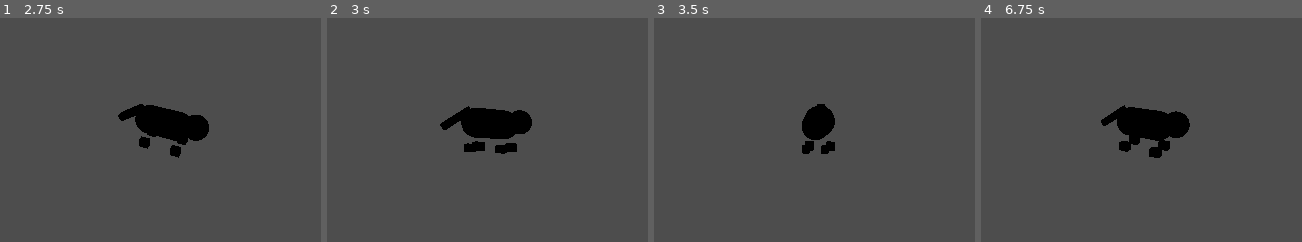
Above: before the commit, frames 1-4 (left to right).
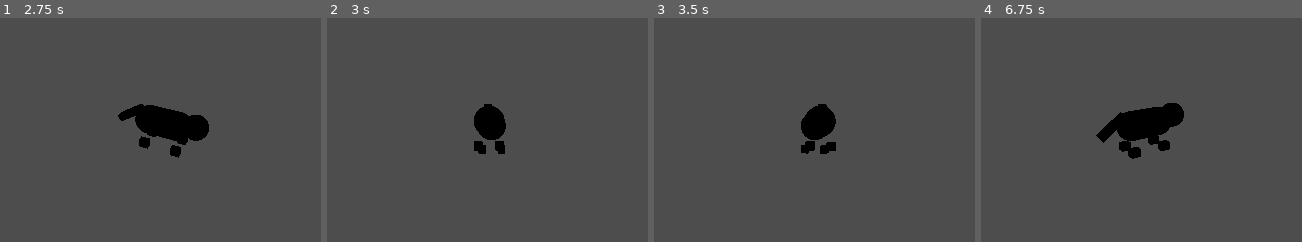
Above: after the commit, the same moments.

Repository: mlghr/nine-lives
Game: Godot game, scene res://scenes/player/player.tscn
The game is run twice, just before and just after one commit, with the same random seed, the same clock (stepped at 60 frames per second) and the same inputs. The project has no main scene, so this scene is started directly.
Inputs (mouse positions are % of the whole screen's width and height, from its top left):
- Up to frame 1 (2.75 s): tap Enter at 0.5 s; move the mouse to (89, 45) at 0.52 s; hold D (move_right) 0.53-1.28 s; click (89, 45) at 0.6 s; tap Space (jump) at 0.77, 1.07, 1.25, 1.52, 1.82 s; tap Shift (dodge) at 0.8, 1.35 s; move the mouse to (37, 55) at 1.27 s; hold S (move_back) 1.28-2.03 s; tap Q (hiss) at 1.55, 2.1 s; move the mouse to (75, 28) at 2.02 s; hold D (move_right) from 2.03 s (still down); right-click (75, 28) at 2.3 s
- Up to frame 2 (3 s): move the mouse to (56, 70) at 2.77 s; release D (move_right) at 2.78 s; hold W (move_forward) from 2.78 s (still down); right-click (56, 70) at 2.85 s
- Up to frame 3 (3.5 s): keep holding W (move_forward); tap Space (jump) at 3.02, 3.05, 3.32 s
- Up to frame 4 (6.75 s): move the mouse to (99, 65) at 3.52 s; release W (move_forward) at 3.53 s; hold A (move_left) 3.53-5.03 s; tap Space (jump) at 3.6, 3.77, 4.07, 4.52, 4.82, 6.02, 6.32 s; click (99, 65) at 3.8 s; move the mouse to (25, 35) at 4.27 s; click (25, 35) at 4.35 s; tap Shift (dodge) at 4.55, 5.1 s; tap Enter at 5 s; move the mouse to (68, 50) at 5.02 s; hold S (move_back) 5.03-5.78 s; tap Q (hiss) at 5.3, 5.85 s; move the mouse to (43, 25) at 5.77 s; hold D (move_right) 5.78-6.53 s; right-click (43, 25) at 6.05 s; move the mouse to (89, 45) at 6.52 s; hold W (move_forward) from 6.53 s (still down); right-click (89, 45) at 6.6 s
The pictures show only the part of the screen within x 37-87%, y 28-78%; the shares and areas given below are measured in that part.

Frame 1 is identical in both runs. In frame 2, 2.2% of the frame differs, in the area x 35-64%, y 38-61%; in frame 3, 0.1%; in frame 4, 2.0%.

Commit message:
Add universal combat kit

Diff:
--- /dev/null
+++ b/resources/player/player_health.tres
@@ -0,0 +1,12 @@
+[gd_resource type="Resource" script_class="HealthStats" load_steps=2 format=3]
+
+[ext_resource type="Script" path="res://scripts/components/health_stats.gd" id="1_health_stats"]
+
+[resource]
+script = ExtResource("1_health_stats")
+max_lives = 9
+small_hit_stagger_threshold = 1.0
+stagger_buffer_limit = 2.0
+stagger_buffer_recovery = 1.0
+default_invulnerable_time = 0.35
+defeat_stagger_time = 1.0
--- a/resources/player/player_stats.tres
+++ b/resources/player/player_stats.tres
@@ -24,3 +24,19 @@
 max_pitch_degrees = 18.0
 camera_boom_length = 2.4
 camera_collision_margin = 0.08
+claw_combo_reset_seconds = 0.7
+claw_1_damage = 1
+claw_2_damage = 1
+claw_3_damage = 2
+claw_stagger = 0.35
+claw_knockback_force = 1.2
+pounce_damage = 2
+pounce_stagger = 1.25
+pounce_knockback_force = 3.0
+pounce_knockdown_chance = 0.35
+pounce_forward_speed = 5.4
+pounce_up_velocity = 2.6
+dodge_speed = 5.8
+hiss_damage = 0
+hiss_stagger = 1.0
+hiss_knockback_force = 1.8
--- /dev/null
+++ b/scenes/components/hitbox_area.tscn
@@ -0,0 +1,13 @@
+[gd_scene load_steps=3 format=3]
+
+[ext_resource type="Script" path="res://scripts/components/hitbox_area.gd" id="1_hitbox"]
+
+[sub_resource type="BoxShape3D" id="1_shape"]
+size = Vector3(0.25, 0.18, 0.25)
+
+[node name="HitboxArea" type="Area3D"]
+monitoring = false
+script = ExtResource("1_hitbox")
+
+[node name="CollisionShape3D" type="CollisionShape3D" parent="."]
+shape = SubResource("1_shape")
--- /dev/null
+++ b/scenes/components/hurtbox_area.tscn
@@ -0,0 +1,13 @@
+[gd_scene load_steps=3 format=3]
+
+[ext_resource type="Script" path="res://scripts/components/hurtbox_area.gd" id="1_hurtbox"]
+
+[sub_resource type="CapsuleShape3D" id="1_shape"]
+radius = 0.14
+height = 0.34
+
+[node name="HurtboxArea" type="Area3D"]
+script = ExtResource("1_hurtbox")
+
+[node name="CollisionShape3D" type="CollisionShape3D" parent="."]
+shape = SubResource("1_shape")
--- a/scenes/player/player.tscn
+++ b/scenes/player/player.tscn
@@ -1,8 +1,12 @@
-[gd_scene load_steps=12 format=3]
+[gd_scene load_steps=27 format=3]
 
 [ext_resource type="Script" path="res://scripts/player/player.gd" id="1_player"]
 [ext_resource type="Script" path="res://scripts/player/camera_rig.gd" id="2_camera"]
 [ext_resource type="Resource" path="res://resources/player/player_stats.tres" id="3_stats"]
+[ext_resource type="Script" path="res://scripts/components/hitbox_area.gd" id="4_hitbox"]
+[ext_resource type="Script" path="res://scripts/components/hurtbox_area.gd" id="5_hurtbox"]
+[ext_resource type="Script" path="res://scripts/components/health_component.gd" id="6_health"]
+[ext_resource type="Resource" path="res://resources/player/player_health.tres" id="7_health_stats"]
 
 [sub_resource type="CapsuleShape3D" id="1_body_collision"]
 radius = 0.13
@@ -37,12 +41,245 @@
 [sub_resource type="BoxMesh" id="8_paw_mesh"]
 size = Vector3(0.055, 0.06, 0.075)
 material = SubResource("4_paw_material")
+
+[sub_resource type="BoxShape3D" id="9_claw_shape"]
+size = Vector3(0.16, 0.14, 0.22)
+
+[sub_resource type="BoxShape3D" id="10_pounce_shape"]
+size = Vector3(0.24, 0.18, 0.28)
+
+[sub_resource type="BoxShape3D" id="11_hiss_shape"]
+size = Vector3(0.52, 0.28, 0.42)
+
+[sub_resource type="CapsuleShape3D" id="12_hurtbox_shape"]
+radius = 0.14
+height = 0.36
+
+[sub_resource type="Animation" id="13_claw_1_anim"]
+resource_name = "claw_1"
+length = 0.35
+tracks/0/type = "value"
+tracks/0/imported = false
+tracks/0/enabled = true
+tracks/0/path = NodePath("CombatRoot/ClawHitbox_L:enabled")
+tracks/0/interp = 1
+tracks/0/loop_wrap = true
+tracks/0/keys = {
+"times": PackedFloat32Array(0, 0.08, 0.18),
+"transitions": PackedFloat32Array(1, 1, 1),
+"update": 1,
+"values": [false, true, false]
+}
+tracks/1/type = "method"
+tracks/1/imported = false
+tracks/1/enabled = true
+tracks/1/path = NodePath(".")
+tracks/1/interp = 1
+tracks/1/loop_wrap = true
+tracks/1/keys = {
+"times": PackedFloat32Array(0.35),
+"transitions": PackedFloat32Array(1),
+"values": [{
+"args": [],
+"method": &"_finish_combat_action"
+}]
+}
+
+[sub_resource type="Animation" id="14_claw_2_anim"]
+resource_name = "claw_2"
+length = 0.38
+tracks/0/type = "value"
+tracks/0/imported = false
+tracks/0/enabled = true
+tracks/0/path = NodePath("CombatRoot/ClawHitbox_R:enabled")
+tracks/0/interp = 1
+tracks/0/loop_wrap = true
+tracks/0/keys = {
+"times": PackedFloat32Array(0, 0.09, 0.2),
+"transitions": PackedFloat32Array(1, 1, 1),
+"update": 1,
+"values": [false, true, false]
+}
+tracks/1/type = "method"
+tracks/1/imported = false
+tracks/1/enabled = true
+tracks/1/path = NodePath(".")
+tracks/1/interp = 1
+tracks/1/loop_wrap = true
+tracks/1/keys = {
+"times": PackedFloat32Array(0.38),
+"transitions": PackedFloat32Array(1),
+"values": [{
+"args": [],
+"method": &"_finish_combat_action"
+}]
+}
+
+[sub_resource type="Animation" id="15_claw_3_anim"]
+resource_name = "claw_3"
+length = 0.48
+tracks/0/type = "value"
+tracks/0/imported = false
+tracks/0/enabled = true
+tracks/0/path = NodePath("CombatRoot/ClawHitbox_L:enabled")
+tracks/0/interp = 1
+tracks/0/loop_wrap = true
+tracks/0/keys = {
+"times": PackedFloat32Array(0, 0.1, 0.26),
+"transitions": PackedFloat32Array(1, 1, 1),
+"update": 1,
+"values": [false, true, false]
+}
+tracks/1/type = "value"
+tracks/1/imported = false
+tracks/1/enabled = true
+tracks/1/path = NodePath("CombatRoot/ClawHitbox_R:enabled")
+tracks/1/interp = 1
+tracks/1/loop_wrap = true
+tracks/1/keys = {
+"times": PackedFloat32Array(0, 0.16, 0.32),
+"transitions": PackedFloat32Array(1, 1, 1),
+"update": 1,
+"values": [false, true, false]
+}
+tracks/2/type = "method"
+tracks/2/imported = false
+tracks/2/enabled = true
+tracks/2/path = NodePath(".")
+tracks/2/interp = 1
+tracks/2/loop_wrap = true
+tracks/2/keys = {
+"times": PackedFloat32Array(0.48),
+"transitions": PackedFloat32Array(1),
+"values": [{
+"args": [],
+"method": &"_finish_combat_action"
+}]
+}
+
+[sub_resource type="Animation" id="16_pounce_anim"]
+resource_name = "pounce"
+length = 0.55
+tracks/0/type = "value"
+tracks/0/imported = false
+tracks/0/enabled = true
+tracks/0/path = NodePath("CombatRoot/PounceHitbox:enabled")
+tracks/0/interp = 1
+tracks/0/loop_wrap = true
+tracks/0/keys = {
+"times": PackedFloat32Array(0, 0.12, 0.34),
+"transitions": PackedFloat32Array(1, 1, 1),
+"update": 1,
+"values": [false, true, false]
+}
+tracks/1/type = "method"
+tracks/1/imported = false
+tracks/1/enabled = true
+tracks/1/path = NodePath(".")
+tracks/1/interp = 1
+tracks/1/loop_wrap = true
+tracks/1/keys = {
+"times": PackedFloat32Array(0.55),
+"transitions": PackedFloat32Array(1),
+"values": [{
+"args": [],
+"method": &"_finish_combat_action"
+}]
+}
+
+[sub_resource type="Animation" id="17_dodge_roll_anim"]
+resource_name = "dodge_roll"
+length = 0.45
+tracks/0/type = "value"
+tracks/0/imported = false
+tracks/0/enabled = true
+tracks/0/path = NodePath("HealthComponent:invulnerable")
+tracks/0/interp = 1
+tracks/0/loop_wrap = true
+tracks/0/keys = {
+"times": PackedFloat32Array(0, 0.35),
+"transitions": PackedFloat32Array(1, 1),
+"update": 1,
+"values": [true, false]
+}
+tracks/1/type = "method"
+tracks/1/imported = false
+tracks/1/enabled = true
+tracks/1/path = NodePath(".")
+tracks/1/interp = 1
+tracks/1/loop_wrap = true
+tracks/1/keys = {
+"times": PackedFloat32Array(0.45),
+"transitions": PackedFloat32Array(1),
+"values": [{
+"args": [],
+"method": &"_finish_dodge"
+}]
+}
+
+[sub_resource type="Animation" id="18_hiss_anim"]
+resource_name = "hiss"
+length = 0.5
+tracks/0/type = "value"
+tracks/0/imported = false
+tracks/0/enabled = true
+tracks/0/path = NodePath(".:parry_active")
+tracks/0/interp = 1
+tracks/0/loop_wrap = true
+tracks/0/keys = {
+"times": PackedFloat32Array(0, 0.08, 0.28),
+"transitions": PackedFloat32Array(1, 1, 1),
+"update": 1,
+"values": [false, true, false]
+}
+tracks/1/type = "value"
+tracks/1/imported = false
+tracks/1/enabled = true
+tracks/1/path = NodePath("CombatRoot/HissParryArea:enabled")
+tracks/1/interp = 1
+tracks/1/loop_wrap = true
+tracks/1/keys = {
+"times": PackedFloat32Array(0, 0.08, 0.28),
+"transitions": PackedFloat32Array(1, 1, 1),
+"update": 1,
+"values": [false, true, false]
+}
+tracks/2/type = "method"
+tracks/2/imported = false
+tracks/2/enabled = true
+tracks/2/path = NodePath(".")
+tracks/2/interp = 1
+tracks/2/loop_wrap = true
+tracks/2/keys = {
+"times": PackedFloat32Array(0.5),
+"transitions": PackedFloat32Array(1),
+"values": [{
+"args": [],
+"method": &"_finish_combat_action"
+}]
+}
+
+[sub_resource type="AnimationLibrary" id="19_combat_animations"]
+_data = {
+&"claw_1": SubResource("13_claw_1_anim"),
+&"claw_2": SubResource("14_claw_2_anim"),
+&"claw_3": SubResource("15_claw_3_anim"),
+&"dodge_roll": SubResource("17_dodge_roll_anim"),
+&"hiss": SubResource("18_hiss_anim"),
+&"pounce": SubResource("16_pounce_anim")
+}
 
 [node name="Player" type="CharacterBody3D"]
 script = ExtResource("1_player")
 stats = ExtResource("3_stats")
 model_root_path = NodePath("ModelRoot")
 camera_rig_path = NodePath("CameraRig")
+animation_player_path = NodePath("AnimationPlayer")
+health_component_path = NodePath("HealthComponent")
+claw_left_hitbox_path = NodePath("CombatRoot/ClawHitbox_L")
+claw_right_hitbox_path = NodePath("CombatRoot/ClawHitbox_R")
+pounce_hitbox_path = NodePath("CombatRoot/PounceHitbox")
+hiss_parry_area_path = NodePath("CombatRoot/HissParryArea")
 
 [node name="BodyCollision" type="CollisionShape3D" parent="."]
 transform = Transform3D(1, 0, 0, 0, 1, 0, 0, 0, 1, 0, 0.17, 0)
@@ -109,7 +346,57 @@
 
 [node name="CombatRoot" type="Node3D" parent="."]
 
+[node name="ClawHitbox_L" type="Area3D" parent="CombatRoot"]
+transform = Transform3D(1, 0, 0, 0, 1, 0, 0, 0, 1, -0.12, 0.17, -0.32)
+monitoring = false
+script = ExtResource("4_hitbox")
+source_path = NodePath("../..")
+
+[node name="CollisionShape3D" type="CollisionShape3D" parent="CombatRoot/ClawHitbox_L"]
+shape = SubResource("9_claw_shape")
+
+[node name="ClawHitbox_R" type="Area3D" parent="CombatRoot"]
+transform = Transform3D(1, 0, 0, 0, 1, 0, 0, 0, 1, 0.12, 0.17, -0.32)
+monitoring = false
+script = ExtResource("4_hitbox")
+source_path = NodePath("../..")
+
+[node name="CollisionShape3D" type="CollisionShape3D" parent="CombatRoot/ClawHitbox_R"]
+shape = SubResource("9_claw_shape")
+
+[node name="PounceHitbox" type="Area3D" parent="CombatRoot"]
+transform = Transform3D(1, 0, 0, 0, 1, 0, 0, 0, 1, 0, 0.18, -0.36)
+monitoring = false
+script = ExtResource("4_hitbox")
+source_path = NodePath("../..")
+
+[node name="CollisionShape3D" type="CollisionShape3D" parent="CombatRoot/PounceHitbox"]
+shape = SubResource("10_pounce_shape")
+
+[node name="HissParryArea" type="Area3D" parent="CombatRoot"]
+transform = Transform3D(1, 0, 0, 0, 1, 0, 0, 0, 1, 0, 0.18, -0.42)
+monitoring = false
+script = ExtResource("4_hitbox")
+source_path = NodePath("../..")
+
+[node name="CollisionShape3D" type="CollisionShape3D" parent="CombatRoot/HissParryArea"]
+shape = SubResource("11_hiss_shape")
+
+[node name="Hurtbox" type="Area3D" parent="CombatRoot"]
+transform = Transform3D(1, 0, 0, 0, 1, 0, 0, 0, 1, 0, 0.17, 0)
+script = ExtResource("5_hurtbox")
+target_path = NodePath("../..")
+health_component_path = NodePath("../../HealthComponent")
+
+[node name="CollisionShape3D" type="CollisionShape3D" parent="CombatRoot/Hurtbox"]
+shape = SubResource("12_hurtbox_shape")
+
+[node name="HealthComponent" type="Node" parent="."]
+script = ExtResource("6_health")
+stats = ExtResource("7_health_stats")
+
 [node name="HairballSpawn" type="Marker3D" parent="."]
 transform = Transform3D(1, 0, 0, 0, 1, 0, 0, 0, 1, 0, 0.22, -0.36)
 
 [node name="AnimationPlayer" type="AnimationPlayer" parent="."]
+libraries/ = SubResource("19_combat_animations")
--- /dev/null
+++ b/scripts/components/health_component.gd
@@ -0,0 +1,86 @@
+class_name HealthComponent
+extends Node
+
+signal hit_received(hit_data: Dictionary)
+signal stagger_started(duration: float)
+signal lives_changed(current_lives: int, max_lives: int)
+signal defeated
+
+@export var stats: HealthStats
+@export var invulnerable: bool = false
+
+var current_lives: int = 0
+var stagger_buffer: float = 0.0
+
+var _invulnerable_timer: float = 0.0
+
+
+func _ready() -> void:
+	if stats == null:
+		push_error("HealthComponent requires a HealthStats resource.")
+		return
+
+	current_lives = stats.max_lives
+	lives_changed.emit(current_lives, stats.max_lives)
+
+
+func _process(delta: float) -> void:
+	if stats == null:
+		return
+
+	if _invulnerable_timer > 0.0:
+		_invulnerable_timer = maxf(_invulnerable_timer - delta, 0.0)
+		if _invulnerable_timer == 0.0:
+			invulnerable = false
+
+	if stagger_buffer > 0.0:
+		stagger_buffer = maxf(stagger_buffer - stats.stagger_buffer_recovery * delta, 0.0)
+
+
+func apply_hit(hit_data: Dictionary) -> bool:
+	if stats == null or invulnerable or current_lives <= 0:
+		return false
+
+	var damage := maxi(int(hit_data.get("damage", 1)), 0)
+	var stagger := maxf(float(hit_data.get("stagger", 0.0)), 0.0)
+	var invulnerable_time := maxf(float(hit_data.get("invulnerable_time", stats.default_invulnerable_time)), 0.0)
+
+	hit_received.emit(hit_data)
+
+	if damage > 0:
+		current_lives = maxi(current_lives - damage, 0)
+		lives_changed.emit(current_lives, stats.max_lives)
+
+	if stagger > 0.0:
+		_apply_stagger(stagger)
+
+	if invulnerable_time > 0.0:
+		set_invulnerable_for(invulnerable_time)
+
+	if current_lives == 0:
+		stagger_started.emit(stats.defeat_stagger_time)
+		defeated.emit()
+
+	return true
+
+
+func set_invulnerable_for(duration: float) -> void:
+	invulnerable = true
+	_invulnerable_timer = maxf(duration, 0.0)
+
+
+func clear_invulnerability() -> void:
+	invulnerable = false
+	_invulnerable_timer = 0.0
+
+
+func _apply_stagger(stagger: float) -> void:
+	if stagger >= stats.small_hit_stagger_threshold:
+		stagger_buffer = 0.0
+		stagger_started.emit(stagger)
+		return
+
+	stagger_buffer += stagger
+	if stagger_buffer >= stats.stagger_buffer_limit:
+		stagger_buffer = 0.0
+		stagger_started.emit(stagger)
--- /dev/null
+++ b/scripts/components/health_stats.gd
@@ -0,0 +1,9 @@
+class_name HealthStats
+extends Resource
+
+@export var max_lives: int = 9
+@export var small_hit_stagger_threshold: float = 1.0
+@export var stagger_buffer_limit: float = 2.0
+@export var stagger_buffer_recovery: float = 1.0
+@export var default_invulnerable_time: float = 0.35
+@export var defeat_stagger_time: float = 1.0
--- /dev/null
+++ b/scripts/components/hitbox_area.gd
@@ -0,0 +1,46 @@
+class_name HitboxArea
+extends Area3D
+
+@export var damage: int = 1
+@export var stagger: float = 0.25
+@export var knockback_force: float = 0.0
+@export_range(0.0, 1.0, 0.01) var knockdown_chance: float = 0.0
+@export var invulnerable_time: float = 0.2
+@export var hit_type: StringName = &"claw"
+@export_node_path("Node") var source_path: NodePath = ^"../.."
+
+@export var enabled: bool = false:
+	set(value):
+		enabled = value
+		monitoring = value
+
+@onready var source: Node = get_node_or_null(source_path)
+
+
+func _ready() -> void:
+	monitoring = enabled
+	area_entered.connect(_on_area_entered)
+
+
+func _on_area_entered(area: Area3D) -> void:
+	if not enabled or source == null:
+		return
+
+	if area.owner == source:
+		return
+
+	if area.has_method("receive_hit"):
+		area.receive_hit(_build_hit_data())
+
+
+func _build_hit_data() -> Dictionary:
+	return {
+		"source": source,
+		"damage": damage,
+		"stagger": stagger,
+		"knockback_force": knockback_force,
+		"knockdown_chance": knockdown_chance,
+		"invulnerable_time": invulnerable_time,
+		"hit_type": hit_type,
+		"direction": -global_transform.basis.z,
+	}
--- /dev/null
+++ b/scripts/components/hurtbox_area.gd
@@ -0,0 +1,22 @@
+class_name HurtboxArea
+extends Area3D
+
+@export_node_path("Node") var target_path: NodePath = ^"../.."
+@export_node_path("HealthComponent") var health_component_path: NodePath = ^"../../HealthComponent"
+
+@onready var target: Node = get_node_or_null(target_path)
+@onready var health_component: HealthComponent = get_node_or_null(health_component_path)
+
+
+func receive_hit(hit_data: Dictionary) -> bool:
+	if target != null and hit_data.get("source") == target:
+		return false
+
+	if target != null and target.has_method("on_hurtbox_hit") and target.on_hurtbox_hit(hit_data):
+		return true
+
+	if health_component == null:
+		push_warning("%s received a hit without a HealthComponent." % name)
+		return false
+
+	return health_component.apply_hit(hit_data)
--- a/scripts/player/player.gd
+++ b/scripts/player/player.gd
@@ -3,16 +3,37 @@
 @export var stats: PlayerStats
 @export_node_path("Node3D") var model_root_path: NodePath = ^"ModelRoot"
 @export_node_path("Node3D") var camera_rig_path: NodePath = ^"CameraRig"
+@export_node_path("AnimationPlayer") var animation_player_path: NodePath = ^"AnimationPlayer"
+@export_node_path("HealthComponent") var health_component_path: NodePath = ^"HealthComponent"
+@export_node_path("HitboxArea") var claw_left_hitbox_path: NodePath = ^"CombatRoot/ClawHitbox_L"
+@export_node_path("HitboxArea") var claw_right_hitbox_path: NodePath = ^"CombatRoot/ClawHitbox_R"
+@export_node_path("HitboxArea") var pounce_hitbox_path: NodePath = ^"CombatRoot/PounceHitbox"
+@export_node_path("HitboxArea") var hiss_parry_area_path: NodePath = ^"CombatRoot/HissParryArea"
 
 @onready var model_root: Node3D = get_node_or_null(model_root_path)
 @onready var camera_rig: Node3D = get_node_or_null(camera_rig_path)
+@onready var animation_player: AnimationPlayer = get_node_or_null(animation_player_path)
+@onready var health_component: HealthComponent = get_node_or_null(health_component_path)
+@onready var claw_left_hitbox: HitboxArea = get_node_or_null(claw_left_hitbox_path)
+@onready var claw_right_hitbox: HitboxArea = get_node_or_null(claw_right_hitbox_path)
+@onready var pounce_hitbox: HitboxArea = get_node_or_null(pounce_hitbox_path)
+@onready var hiss_parry_area: HitboxArea = get_node_or_null(hiss_parry_area_path)
+
+@export var parry_active: bool = false
 
 var _coyote_timer: float = 0.0
+var _combo_step: int = 0
+var _combo_reset_timer: float = 0.0
+var _combat_state: StringName = &"idle"
+var _dodge_direction: Vector3 = Vector3.ZERO
 
 
 func _ready() -> void:
 	if stats == null:
 		push_error("Player requires a PlayerStats resource.")
+		return
+
+	_apply_combat_stats()
 
 
 func _physics_process(delta: float) -> void:
@@ -21,7 +42,13 @@
 
 	var movement_input := Input.get_vector("move_left", "move_right", "move_forward", "move_back")
 	var move_direction := _camera_relative_direction(movement_input)
+	_update_combo_reset(delta)
+	_handle_combat_input(move_direction)
+
 	var target_velocity := move_direction * _target_speed(movement_input.length())
+	if _combat_state == &"dodge":
+		target_velocity = _dodge_direction * stats.dodge_speed
+
 	var grounded := is_on_floor()
 
 	if grounded:
@@ -36,7 +63,7 @@
 	velocity.x = move_toward(velocity.x, target_velocity.x, horizontal_acceleration * delta)
 	velocity.z = move_toward(velocity.z, target_velocity.z, horizontal_acceleration * delta)
 
-	if Input.is_action_just_pressed("jump") and _coyote_timer > 0.0:
+	if Input.is_action_just_pressed("jump") and _combat_state != &"dodge" and _coyote_timer > 0.0:
 		velocity.y = stats.jump_velocity
 		_coyote_timer = 0.0
 	elif grounded and velocity.y < 0.0:
@@ -88,3 +115,133 @@
 
 	var desired_yaw := atan2(-horizontal_velocity.x, -horizontal_velocity.z)
 	model_root.rotation.y = lerp_angle(model_root.rotation.y, desired_yaw, minf(stats.turn_speed * delta, 1.0))
+
+
+func on_hurtbox_hit(_hit_data: Dictionary) -> bool:
+	return parry_active
+
+
+func _handle_combat_input(move_direction: Vector3) -> void:
+	if _combat_state != &"idle":
+		return
+
+	if Input.is_action_just_pressed("dodge"):
+		_start_dodge(move_direction)
+	elif Input.is_action_just_pressed("hiss"):
+		_start_hiss()
+	elif Input.is_action_just_pressed("pounce"):
+		_start_pounce(move_direction)
+	elif Input.is_action_just_pressed("attack_claw"):
+		_start_claw()
+
+
+func _start_claw() -> void:
+	_combo_step = (_combo_step % 3) + 1
+	_combat_state = &"claw"
+	_play_combat_animation("claw_%d" % _combo_step)
+
+
+func _start_pounce(move_direction: Vector3) -> void:
+	var pounce_direction := move_direction
+	if pounce_direction.length_squared() == 0.0:
+		pounce_direction = _current_facing_direction()
+
+	velocity.x = pounce_direction.x * stats.pounce_forward_speed
+	velocity.z = pounce_direction.z * stats.pounce_forward_speed
+	velocity.y = stats.pounce_up_velocity
+	_combat_state = &"pounce"
+	_play_combat_animation("pounce")
+
+
+func _start_dodge(move_direction: Vector3) -> void:
+	_dodge_direction = move_direction
+	if _dodge_direction.length_squared() == 0.0:
+		_dodge_direction = _current_facing_direction()
+
+	_combat_state = &"dodge"
+	_play_combat_animation("dodge_roll")
+
+
+func _start_hiss() -> void:
+	_combat_state = &"hiss"
+	_play_combat_animation("hiss")
+
+
+func _finish_combat_action() -> void:
+	if _combat_state == &"claw":
+		_combo_reset_timer = stats.claw_combo_reset_seconds
+
+	_combat_state = &"idle"
+
+
+func _finish_dodge() -> void:
+	if health_component != null:
+		health_component.clear_invulnerability()
+
+	_dodge_direction = Vector3.ZERO
+	_combat_state = &"idle"
+
+
+func _clear_parry() -> void:
+	parry_active = false
+
+
+func _play_combat_animation(animation_name: StringName) -> void:
+	if animation_player == null or not animation_player.has_animation(animation_name):
+		push_warning("Missing combat animation: %s" % animation_name)
+		_finish_combat_action()
+		return
+
+	_disable_combat_windows()
+	animation_player.play(animation_name)
+
+
+func _update_combo_reset(delta: float) -> void:
+	if _combo_reset_timer <= 0.0:
+		return
+
+	_combo_reset_timer = maxf(_combo_reset_timer - delta, 0.0)
+	if _combo_reset_timer == 0.0:
+		_combo_step = 0
+
+
+func _current_facing_direction() -> Vector3:
+	if model_root == null:
+		return -global_transform.basis.z
+
+	return -model_root.global_transform.basis.z.normalized()
+
+
+func _apply_combat_stats() -> void:
+	if claw_left_hitbox != null:
+		claw_left_hitbox.damage = stats.claw_1_damage
+		claw_left_hitbox.stagger = stats.claw_stagger
+		claw_left_hitbox.knockback_force = stats.claw_knockback_force
+		claw_left_hitbox.hit_type = &"claw"
+
+	if claw_right_hitbox != null:
+		claw_right_hitbox.damage = stats.claw_2_damage
+		claw_right_hitbox.stagger = stats.claw_stagger
+		claw_right_hitbox.knockback_force = stats.claw_knockback_force
+		claw_right_hitbox.hit_type = &"claw"
+
+	if pounce_hitbox != null:
+		pounce_hitbox.damage = stats.pounce_damage
+		pounce_hitbox.stagger = stats.pounce_stagger
+		pounce_hitbox.knockback_force = stats.pounce_knockback_force
+		pounce_hitbox.knockdown_chance = stats.pounce_knockdown_chance
+		pounce_hitbox.hit_type = &"pounce"
+
+	if hiss_parry_area != null:
+		hiss_parry_area.damage = stats.hiss_damage
+		hiss_parry_area.stagger = stats.hiss_stagger
+		hiss_parry_area.knockback_force = stats.hiss_knockback_force
+		hiss_parry_area.hit_type = &"hiss"
+
+
+func _disable_combat_windows() -> void:
+	parry_active = false
+
+	for hitbox in [claw_left_hitbox, claw_right_hitbox, pounce_hitbox, hiss_parry_area]:
+		if hitbox != null:
+			hitbox.enabled = false
--- a/scripts/player/player_stats.gd
+++ b/scripts/player/player_stats.gd
@@ -26,3 +26,21 @@
 @export var max_pitch_degrees: float = 18.0
 @export var camera_boom_length: float = 2.4
 @export var camera_collision_margin: float = 0.08
+
+@export_group("Combat")
+@export var claw_combo_reset_seconds: float = 0.7
+@export var claw_1_damage: int = 1
+@export var claw_2_damage: int = 1
+@export var claw_3_damage: int = 2
+@export var claw_stagger: float = 0.35
+@export var claw_knockback_force: float = 1.2
+@export var pounce_damage: int = 2
+@export var pounce_stagger: float = 1.25
+@export var pounce_knockback_force: float = 3.0
+@export_range(0.0, 1.0, 0.01) var pounce_knockdown_chance: float = 0.35
+@export var pounce_forward_speed: float = 5.4
+@export var pounce_up_velocity: float = 2.6
+@export var dodge_speed: float = 5.8
+@export var hiss_damage: int = 0
+@export var hiss_stagger: float = 1.0
+@export var hiss_knockback_force: float = 1.8
